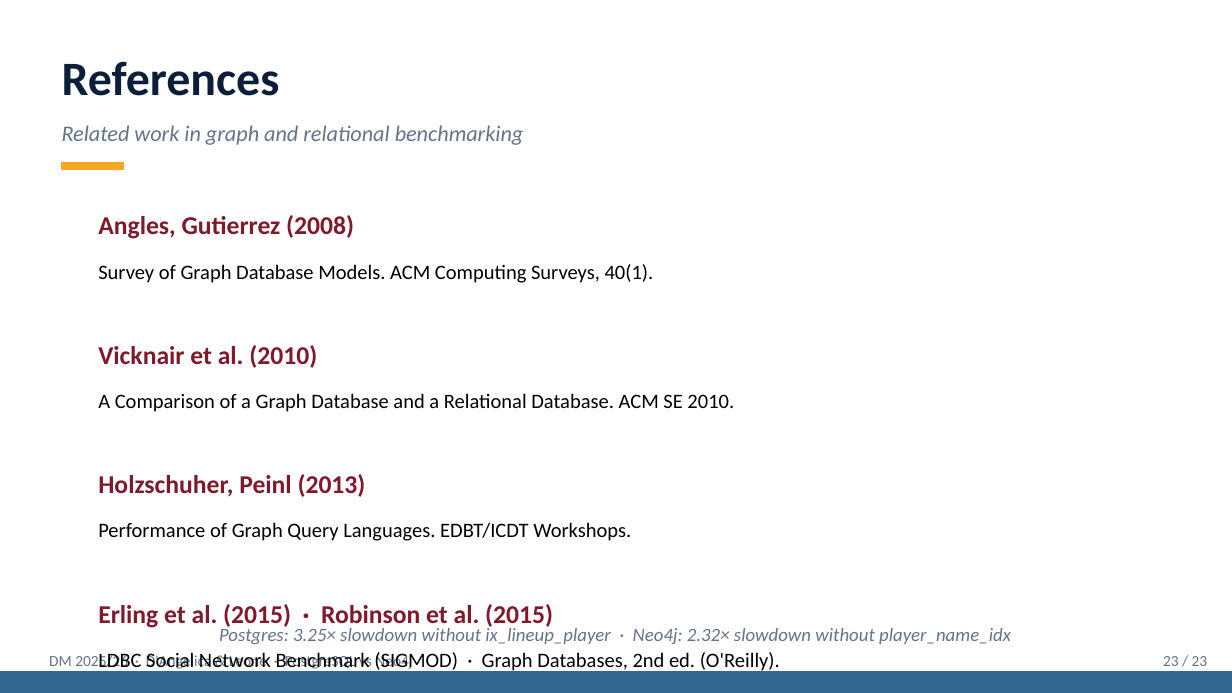
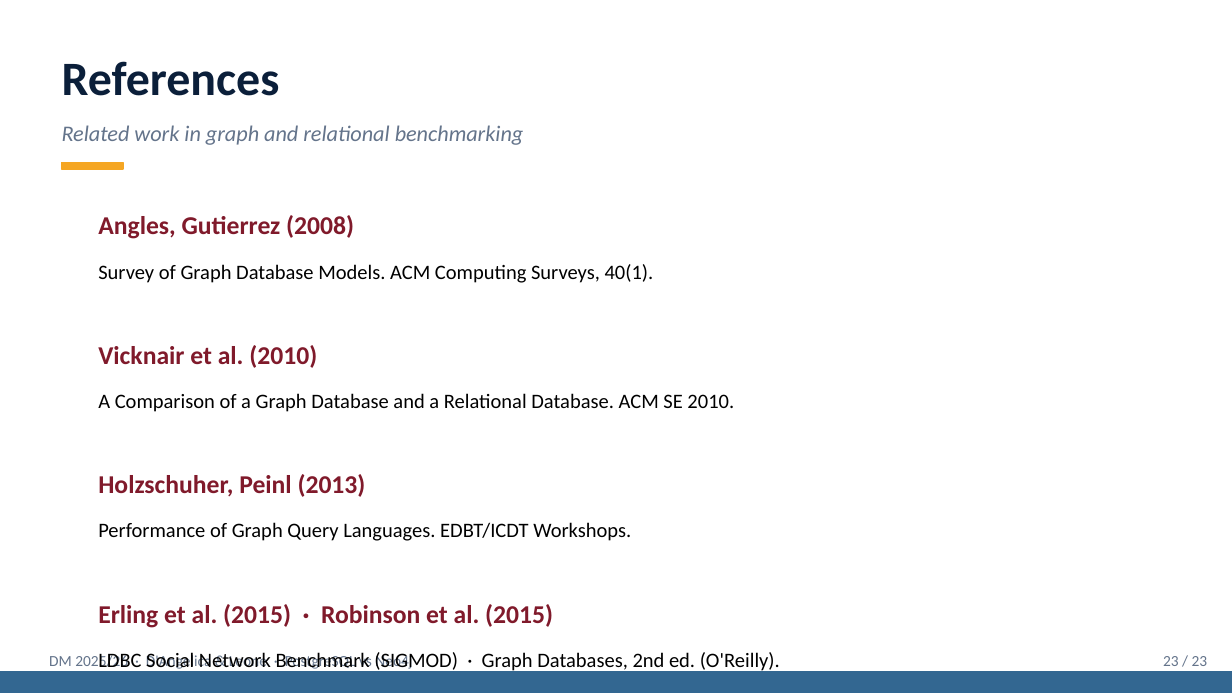
Before and after one commit to g1up3/DM-Project-2026, a slide deck: slide 23 of Presentation_DM_DAngelica_Leone.pptx. Drawn at 1232x693 pixels with LibreOffice and Linux fonts; fonts in the diff are those of the drawing. Boxes give left, top, right and bottom in pixels: in the first picture for what was removed or moved away, otherwise in the second. Text is boxed around its words. In the diff, an @@ line names an element or a change of style, - is before the commit and + after.

```diff
--- a/Presentation_DM_DAngelica_Leone.pptx
+++ b/Presentation_DM_DAngelica_Leone.pptx
@@ text removed at [219, 626, 1011, 644] @@
-Postgres: 3.25× slowdown without ix_lineup_player · Neo4j: 2.32× slowdown without player_name_idx
```
Also in this commit, not shown: 9 other slides changed, 9 other files.
